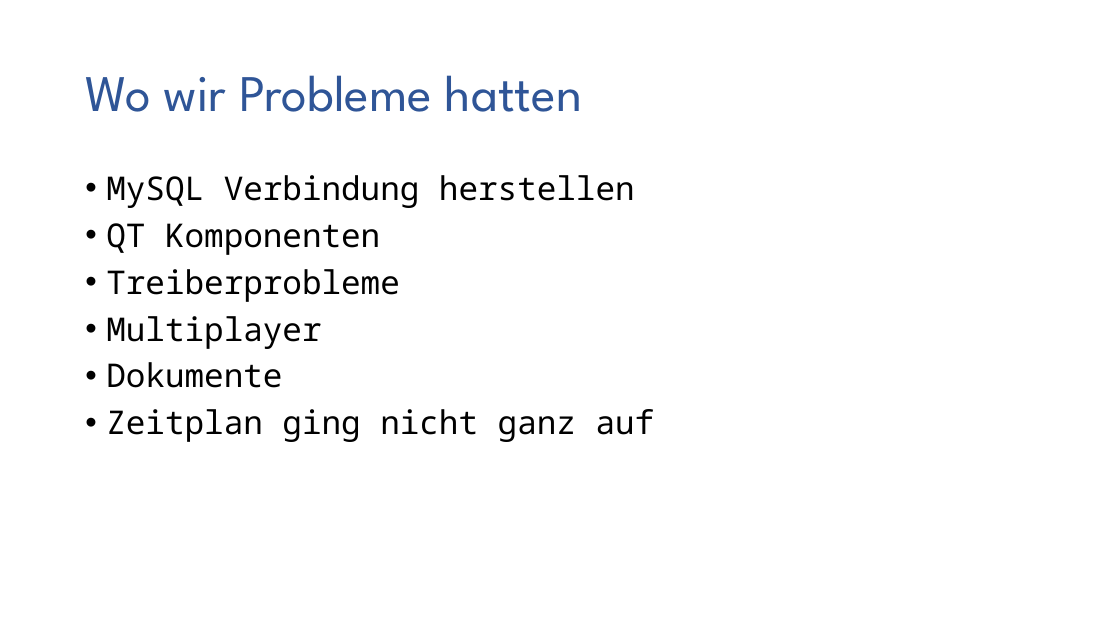
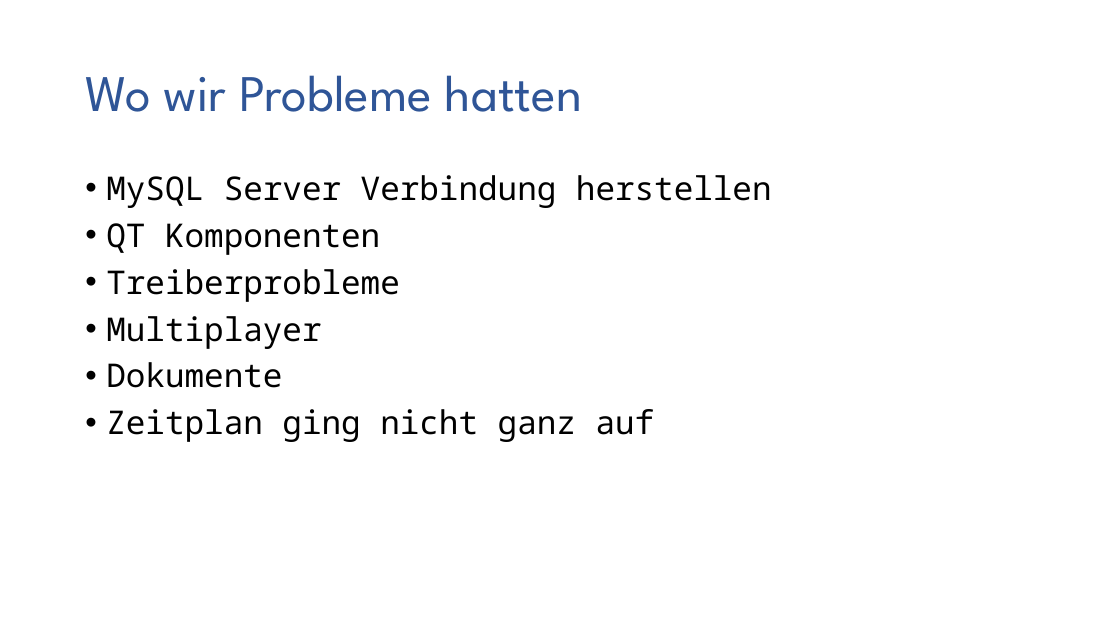
Before and after one commit to gaffli/typo, a slide deck: slide 15 of Meilensteine/MS 5/Projekt.pptx. Drawn at 1120x630 pixels with LibreOffice and Linux fonts; fonts in the diff are those of the drawing; background and template pictures are left out. Boxes give left, top, right and bottom in pixels: in the first picture for what was removed or moved away, otherwise in the second. Text is boxed around its words. In the diff, an @@ line names an element or a change of style, - is before the commit and + after.

```diff
--- a/Meilensteine/MS 5/Projekt.pptx
+++ b/Meilensteine/MS 5/Projekt.pptx
@@ text at [106, 175, 772, 208]: text changed @@
-• MySQL Verbindung herstellen
+• MySQL Server Verbindung herstellen
```
